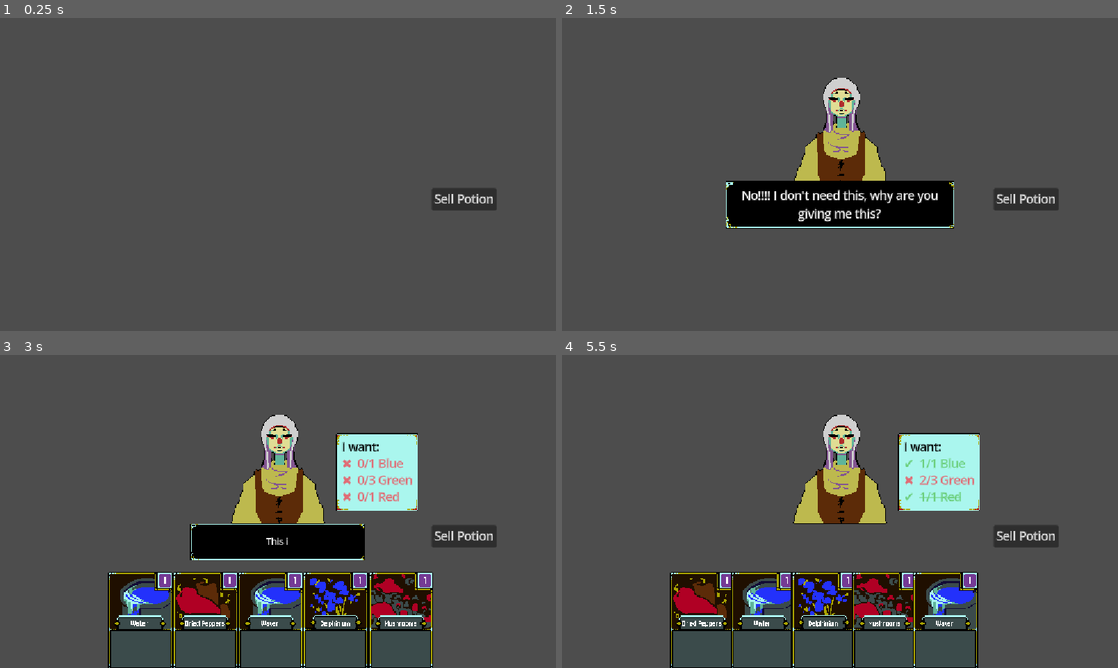
Above: before the commit, frames 1-4 (two rows, left to right).
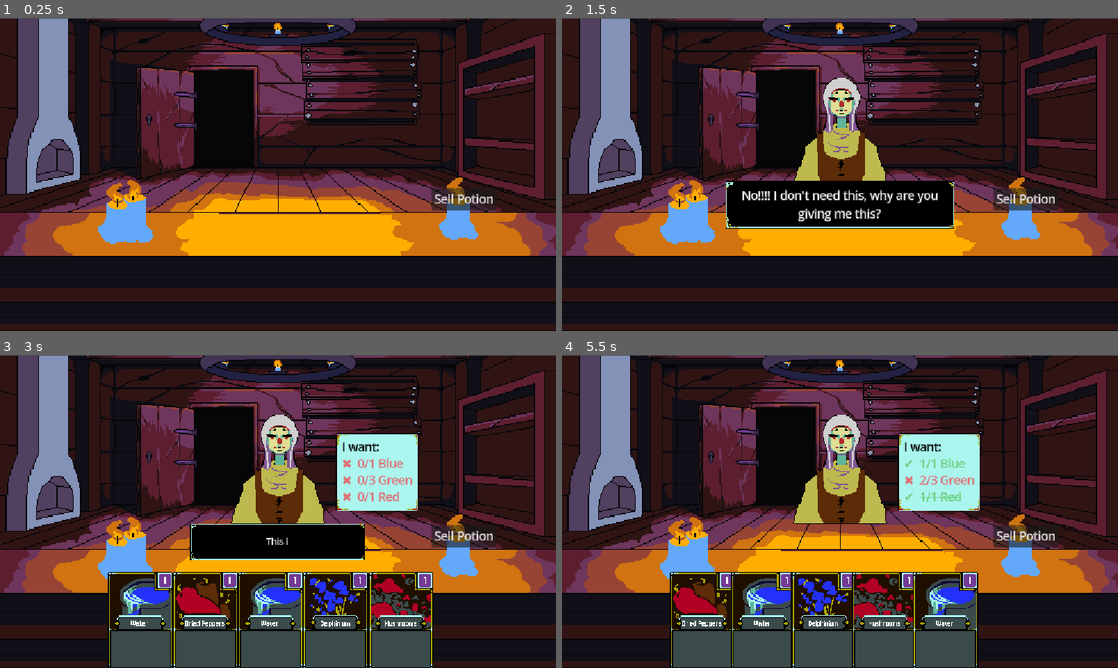
Above: after the commit, the same moments.

Repository: uGustaHd/CafeGJProject
Game: Godot game, scene res://Scenes/main.tscn
The game is run twice, just before and just after one commit, with the same random seed, the same clock (stepped at 60 frames per second) and the same inputs. The engine's default icon, where the game draws it, is replaced by a stand-in: a white triangle on a blue panel in a dark square.
Inputs (mouse positions are in pixels of both pictures, inside the frame that each line leads up to):
- Up to frame 1 (0.25 s): no input
- Up to frame 2 (1.5 s): click "Sell Potion" at 0.5 s; tap Enter (ui_accept) at 1.25 s; move the mouse to (962, 158) at 1.27 s; hold Right (ui_right) from 1.28 s (still down)
- Up to frame 3 (3 s): tap Enter (ui_accept) at 1.52, 2.27, 2.75 s; move the mouse to (166, 527) at 2.02 s; release Right (ui_right) at 2.03 s; hold Down (ui_down) 2.03-2.78 s; move the mouse to (333, 442) at 2.77 s; hold Right (ui_right) from 2.78 s (still down)
- Up to frame 4 (5.5 s): move the mouse to (812, 574) at 3.52 s; release Right (ui_right) at 3.53 s; hold Up (ui_up) 3.53-4.25 s; tap Enter (ui_accept) at 3.77, 5, 5.27 s; click (701, 621) at 4.27 s; move the mouse to (1006, 558) at 5.02 s; hold Down (ui_down) from 5.03 s (still down)

The runs differ from the first frame. In frame 1, 97% of the frame differs, in the area x 0-100%, y 0-100%; in frame 2, 87%; in frame 3, 68%; in frame 4, 73%.

Commit message:
Fix for empty cards
Empty cards should now properly remove themselves.

Diff:
--- a/Scenes/main.tscn
+++ b/Scenes/main.tscn
@@ -1,8 +1,8 @@
-[gd_scene load_steps=19 format=3 uid="uid://bdqjd2ergavof"]
+[gd_scene load_steps=21 format=3 uid="uid://bdqjd2ergavof"]
 
 [ext_resource type="Script" uid="uid://dbtic8k4hhs0a" path="res://Scripts/main.gd" id="1_8gbba"]
 [ext_resource type="PackedScene" uid="uid://df1d5o4oc5m1e" path="res://Scenes/Customers/customer_manager.tscn" id="1_jjgbg"]
-[ext_resource type="PackedScene" uid="uid://ucuv03tdxv54" path="res://Scenes/Customers/customer.tscn" id="2_bo1nx"]
+[ext_resource type="PackedScene" uid="uid://ucuv03tdxv54" path="res://Scenes/Customers/Customer.tscn" id="2_bo1nx"]
 [ext_resource type="Script" uid="uid://ciewvhcpryhfs" path="res://Scripts/Cards/card_manager.gd" id="4_jjvhh"]
 [ext_resource type="Script" uid="uid://cilybldurbx2h" path="res://card system/misc/potion_holder.gd" id="5_kry3j"]
 [ext_resource type="Script" uid="uid://cftb5hku6m48" path="res://card system/misc/submit_button.gd" id="6_b3802"]
@@ -18,9 +18,21 @@
 [ext_resource type="Script" uid="uid://cavfpuefel5gx" path="res://card system/piles/discard_holder.gd" id="10_wsu2k"]
 [ext_resource type="Texture2D" uid="uid://cnpb6it8w167k" path="res://Assets/Sprites/UI/Knife_kill.png" id="13_h1bgf"]
 [ext_resource type="Script" uid="uid://ga6oihrmatia" path="res://Scenes/day_report.gd" id="16_k12tt"]
+[ext_resource type="Texture2D" uid="uid://fd73bo7swlsj" path="res://Assets/Sprites/Background/Witch Hut.png" id="19_hibaj"]
+[ext_resource type="Texture2D" uid="uid://bcyhiucr3jp47" path="res://Assets/Sprites/Background/Counter.png" id="20_pdsj5"]
 
 [node name="Main" type="Node2D"]
 script = ExtResource("1_8gbba")
+
+[node name="BackGround" type="Sprite2D" parent="."]
+position = Vector2(575.99994, 325)
+scale = Vector2(1.4999999, 1.4999999)
+texture = ExtResource("19_hibaj")
+
+[node name="Counter" type="Sprite2D" parent="."]
+position = Vector2(575.99994, 325)
+scale = Vector2(1.4999999, 1.4999999)
+texture = ExtResource("20_pdsj5")
 
 [node name="Camera2D" type="Camera2D" parent="."]
 position = Vector2(576, 324)
--- a/card system/card resources/card.gd
+++ b/card system/card resources/card.gd
@@ -5,6 +5,8 @@
 #region properties
 @export var title : String
 @export var card_art : Texture
+@export var archetype : Archetype
+enum Archetype {RED, GREEN, BLUE, RAINBOW}
 @export_multiline var effect_text : String
 
 @export var energy_add : int = 0
--- a/card system/card resources/delphinium.tres
+++ b/card system/card resources/delphinium.tres
@@ -7,6 +7,7 @@
 script = ExtResource("1_yebmc")
 title = "Delphinium"
 card_art = ExtResource("1_qdhje")
+archetype = 2
 draw_add = 1
 blue_add = 1
 metadata/_custom_type_script = "uid://b8yono3xc1siy"
--- a/card system/card resources/roots.tres
+++ b/card system/card resources/roots.tres
@@ -7,8 +7,9 @@
 script = ExtResource("1_45ikh")
 title = "Roots"
 card_art = ExtResource("1_o4qtj")
-green_add = 1
-blue_add = 1
-red_add = 1
+archetype = 3
+green_add = 2
+blue_add = 2
+red_add = 2
 energy_cost = 2
 metadata/_custom_type_script = "uid://b8yono3xc1siy"
--- a/card system/card resources/sage_flower.tres
+++ b/card system/card resources/sage_flower.tres
@@ -7,6 +7,7 @@
 script = ExtResource("1_6qjqt")
 title = "Sage Flower"
 card_art = ExtResource("1_ddir2")
+archetype = 1
 energy_add = 4
 green_add = 1
 energy_cost = 2
--- a/card system/card resources/water.tres
+++ b/card system/card resources/water.tres
@@ -7,6 +7,7 @@
 script = ExtResource("1_8h7cf")
 title = "Water"
 card_art = ExtResource("1_vls2b")
+archetype = 2
 energy_add = 1
 draw_add = 1
 blue_add = 1
--- a/card system/card_generic.gd
+++ b/card system/card_generic.gd
@@ -22,6 +22,10 @@
 # Called by HandHolder once card resource is added.
 func initialize_card(source_card : Card) -> void:
 	card_resource = source_card
+	# Should remove any empty cards that get through.
+	if card_resource == load("res://card system/card resources/is_empty.tres"):
+		HandPile.take_card(card_resource)
+		queue_free()
 	art.texture = card_resource.card_art
 	title.text = card_resource.title
 	energy_cost.text = str(card_resource.energy_cost)
@@ -81,8 +85,6 @@
 #endregion
 
 func _ready() -> void:
-	if card_resource == load("res://card system/card resources/is_empty.tres"):
-		queue_free()
 	card_color_added.connect(PotionHolder.on_card_color_added)
 	card_multiplier_added.connect(PotionHolder.on_card_multiplier_added)
 
Binary file added: Assets/Sprites/Background/Counter.png
Not shown, added: Assets/Sprites/Background/Counter.png.import
Binary file added: Assets/Sprites/Background/Witch Hut.png
Not shown, added: Assets/Sprites/Background/Witch Hut.png.import
